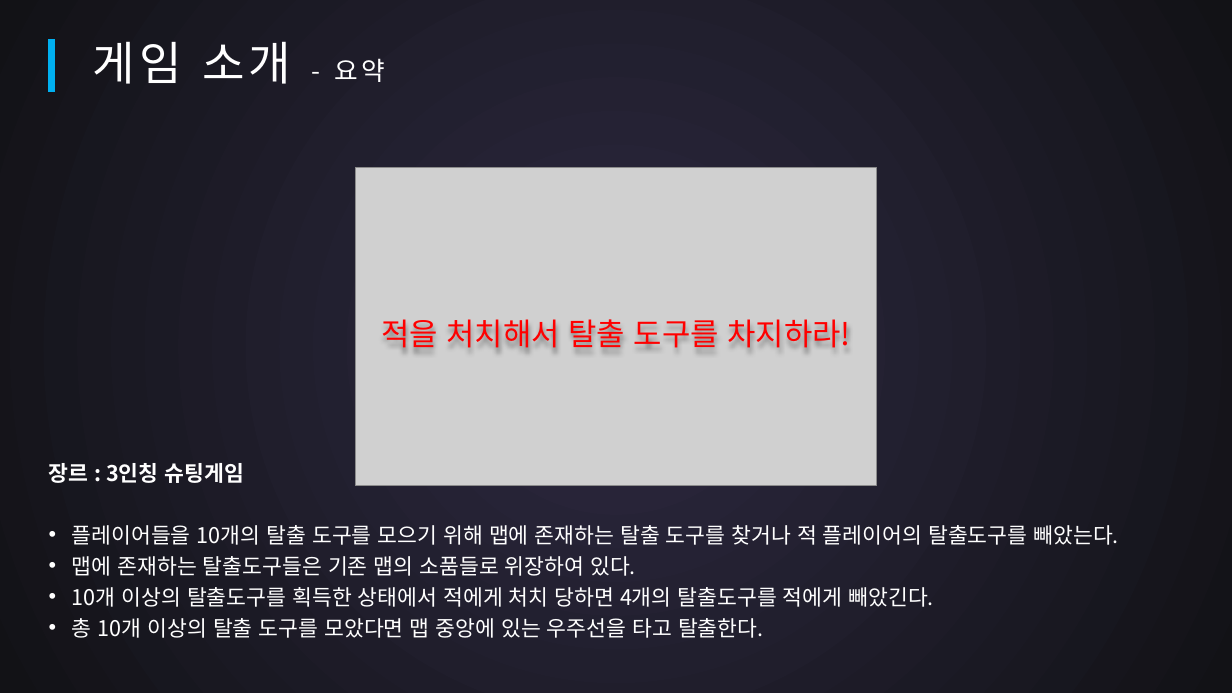
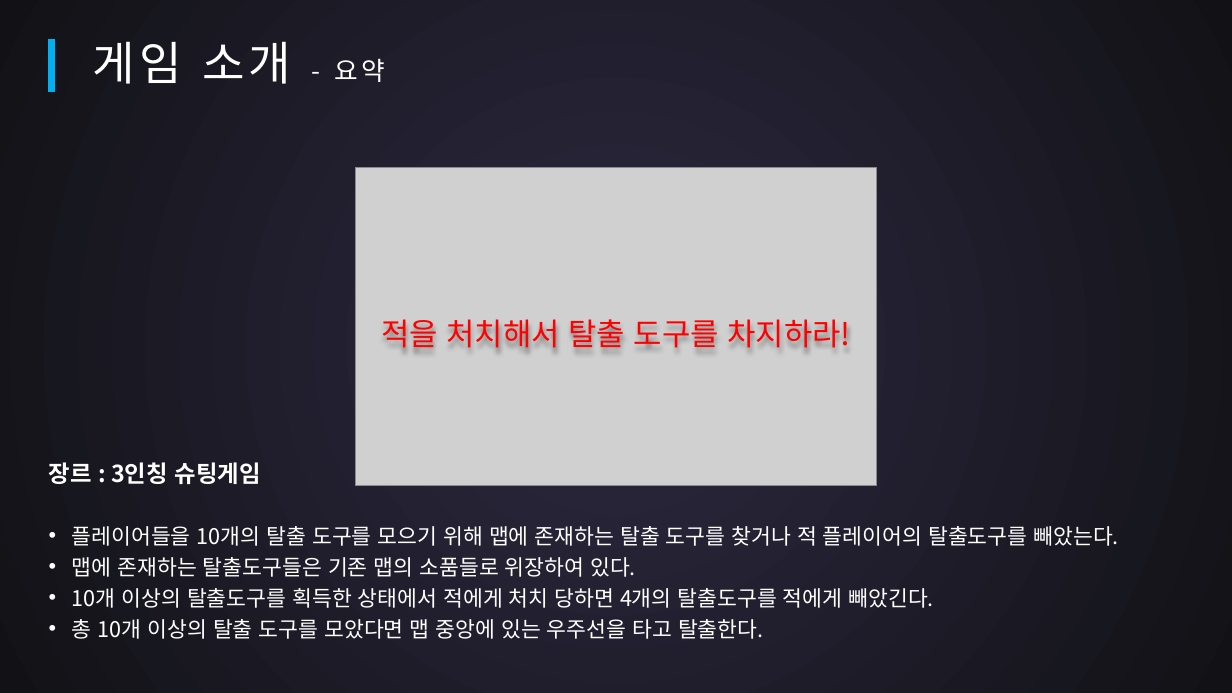
Before and after one commit to SuperTaeJun/GraduationWork, a slide deck: slide 3 of 작업일지 && 졸작자료/중간평가.pptx. Drawn at 1232x693 pixels with LibreOffice and Linux fonts; fonts in the diff are those of the drawing; grey boxes stand for pictures. Boxes give left, top, right and bottom in pixels: in the first picture for what was removed or moved away, otherwise in the second. Text is boxed around its words. In the diff, an @@ line names an element or a change of style, - is before the commit and + after.

```diff
--- a/작업일지 && 졸작자료/중간평가.pptx
+++ b/작업일지 && 졸작자료/중간평가.pptx
@@ text at (x1=49, y1=462, x2=261, y2=484): size 16.8 to 18.2 pt in "장르 : 3인칭 슈팅게임" @@
```
Also in this commit, not shown: 12 other slides changed.
